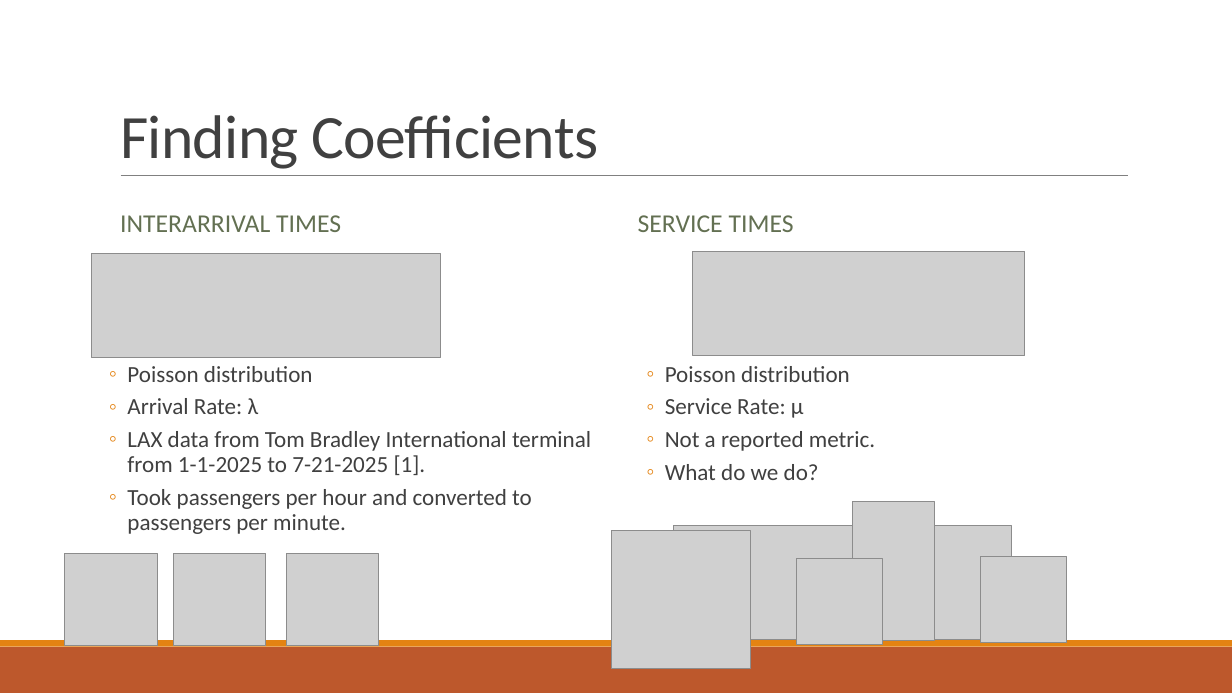
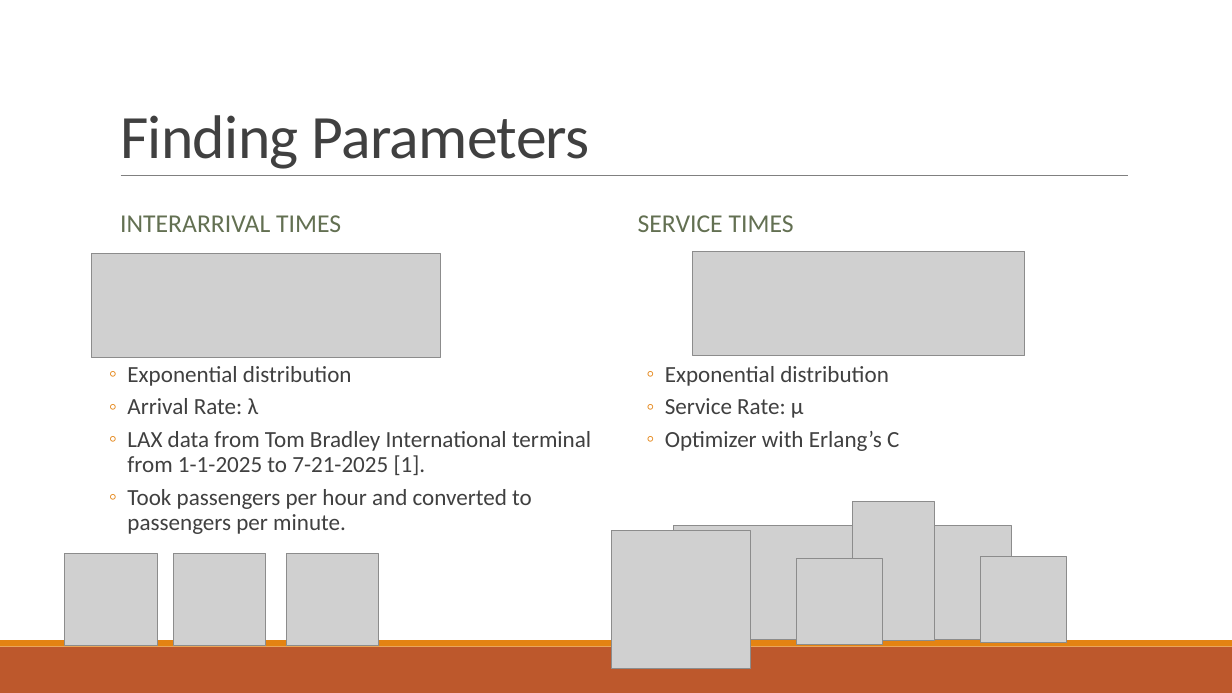
Before and after one commit to kayleeisokay/AM115_HW, a slide deck: slide 5 of Group Project 2/Analysis of Airport Security With Queuing Theory.pptx. Drawn at 1232x693 pixels with LibreOffice and Linux fonts; fonts in the diff are those of the drawing; grey boxes stand for pictures. Boxes give left, top, right and bottom in pixels: in the first picture for what was removed or moved away, otherwise in the second. Text is boxed around its words. In the diff, an @@ line names an element or a change of style, - is before the commit and + after.

Commit message:
Add files via upload
fixed typos

```diff
--- a/Group Project 2/Analysis of Airport Security With Queuing Theory.pptx
+++ b/Group Project 2/Analysis of Airport Security With Queuing Theory.pptx
@@ title at (120, 115, 589, 169): text changed @@
-Finding Coefficients
+Finding Parameters
@@ text at (127, 366, 352, 386): text changed @@
-  ◦ Poisson distribution
+  ◦ Exponential distribution
@@ text at (665, 366, 889, 386): text changed @@
-  ◦ Poisson distribution
+  ◦ Exponential distribution
@@ text at (665, 431, 899, 451): text changed @@
-  ◦ Not a reported metric.
-  ◦ What do we do?
+  ◦ Optimizer with Erlang’s C
```
Also in this commit, not shown: 10 other slides changed.
